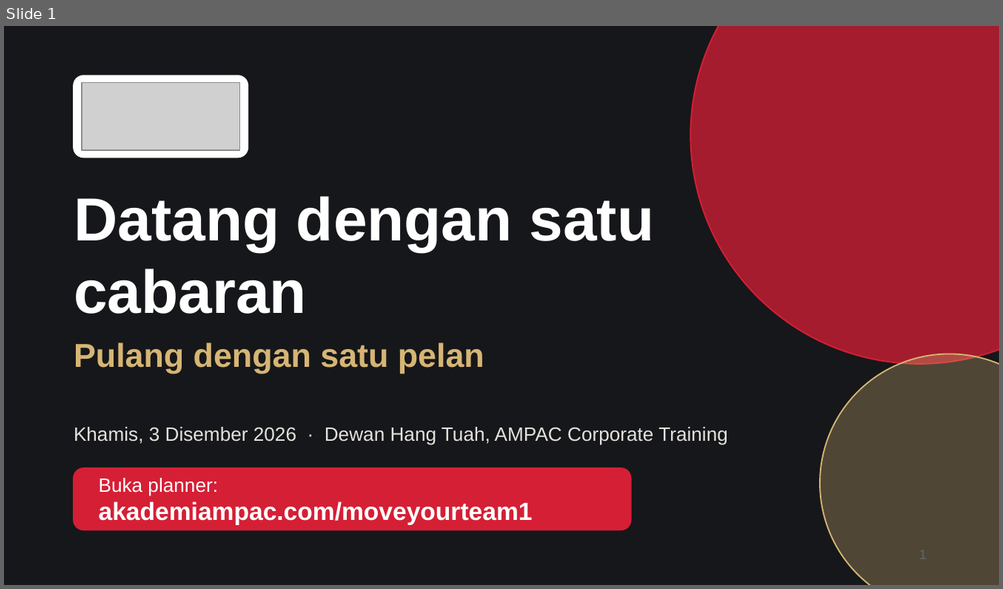
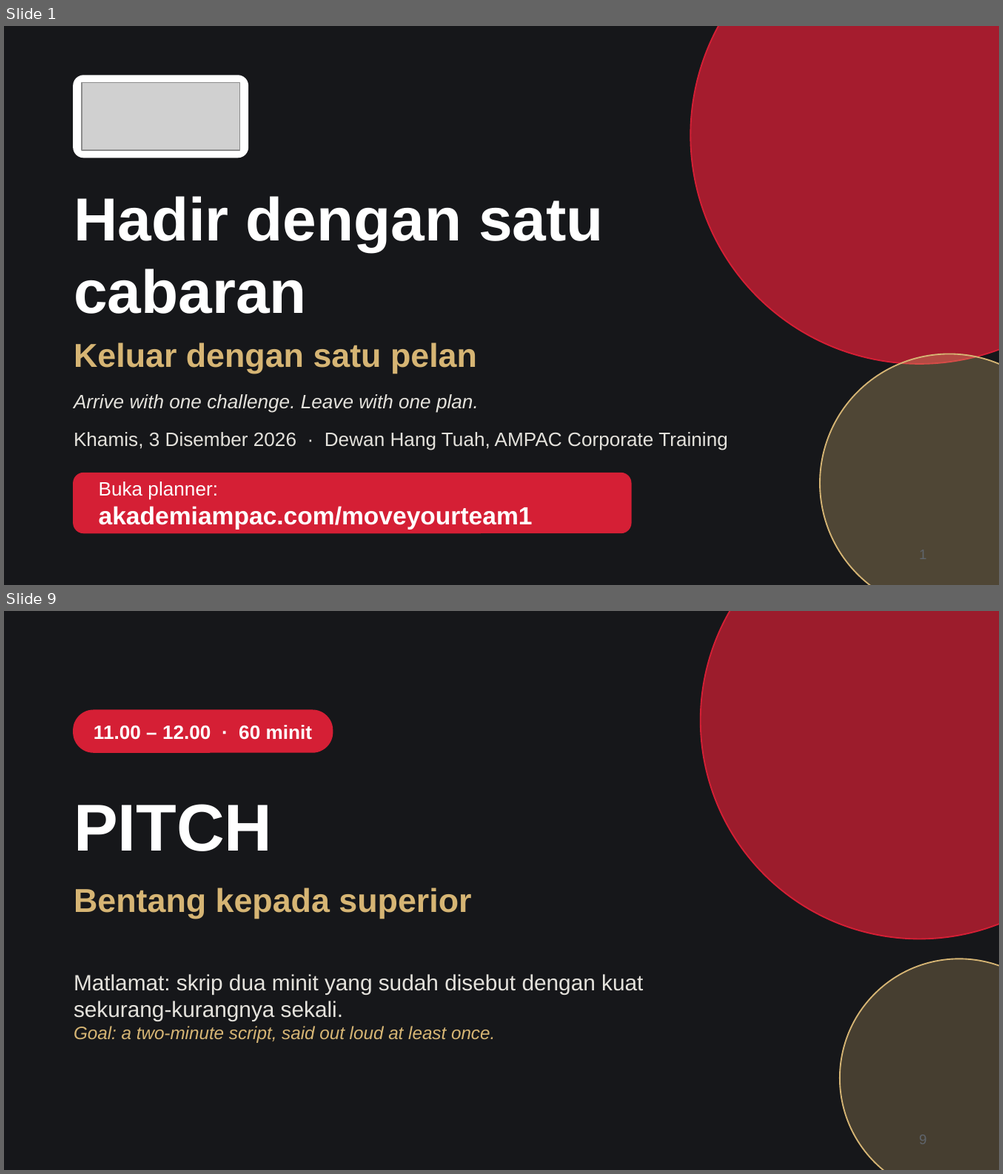
Before and after one commit to badrulsani/ampac-program, a slide deck: MOVE-YOUR-TEAM-Slaid-Fasilitator.pptx. Shown one above the other, each under a label of ours: slide 1 before the commit, slides 1 and 9 after it; the slides between them are not shown. The pictures are 1003x589 and 1003x1174 pixels, drawn with LibreOffice and Linux fonts; fonts in the diff are those of the drawing; grey boxes stand for pictures. Boxes give left, top, right and bottom in pixels: in the first picture for what was removed or moved away, otherwise in the second. Text is boxed around its words. In the diff, an @@ line names an element or a change of style, - is before the commit and + after.

```diff
--- a/MOVE-YOUR-TEAM-Slaid-Fasilitator.pptx
+++ b/MOVE-YOUR-TEAM-Slaid-Fasilitator.pptx
@@ slide 9 added at box(4, 611, 999, 1170), background #16171A @@
@@ ellipse added at box(700, 611, 999, 940), fill #D51F35 at 70% opacity, outline #D51F35 1 pt @@
@@ rounded rectangle added at box(74, 710, 333, 752), fill #D51F35, outline #D51F35 1 pt @@
@@ text added at box(94, 725, 312, 740), 14 pt, text #FFFFFF, bold @@
+11.00 – 12.00 · 60 minit
@@ title added at box(74, 804, 272, 851), 48 pt, text #FFFFFF, bold @@
+PITCH
@@ text added at box(74, 888, 471, 919), 24 pt, text #D6B574, bold @@
+Bentang kepada superior
@@ ellipse added at box(839, 959, 999, 1170), fill #D6B574 at 25% opacity, outline #D6B574 1 pt @@
@@ text added at box(74, 974, 643, 1043), 16 pt, text #E4E2DC @@
+Matlamat: skrip dua minit yang sudah disebut dengan kuat sekurang-kurangnya sekali.
+Goal: a two-minute script, said out loud at least once.
@@ page number added at box(919, 1135, 926, 1145), 10 pt, text #5F656C @@
+9
@@ slide 1 changed as well @@
@@ title at box(74, 196, 603, 314): text changed @@
-Datang dengan satu cabaran
+Hadir dengan satu cabaran
@@ text at box(74, 343, 477, 374): text changed @@
-Pulang dengan satu pelan
+Keluar dengan satu pelan
@@ text added at box(74, 395, 478, 412), 14 pt, text #E4E2DC, italic @@
+Arrive with one challenge. Leave with one plan.
@@ 2 texts, 1 rounded rectangle: place and size @@
-2 texts, 1 rounded rectangle at box(74, 427, 728, 530)
+2 texts, 1 rounded rectangle at box(74, 432, 728, 533)
@@ rounded rectangle at box(74, 474, 631, 533): proportions changed @@
```
Also in this commit, not shown: 4 other slides changed, 13 other slides added, 3 slides removed.
